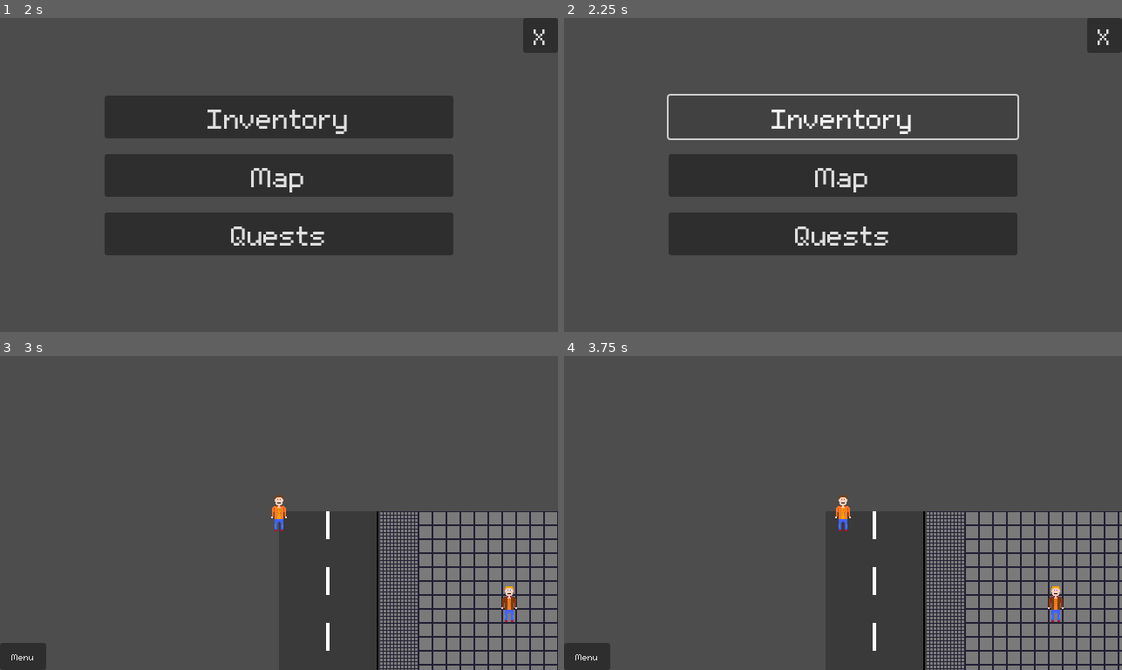
Above: before the commit, frames 1-4 (two rows, left to right).
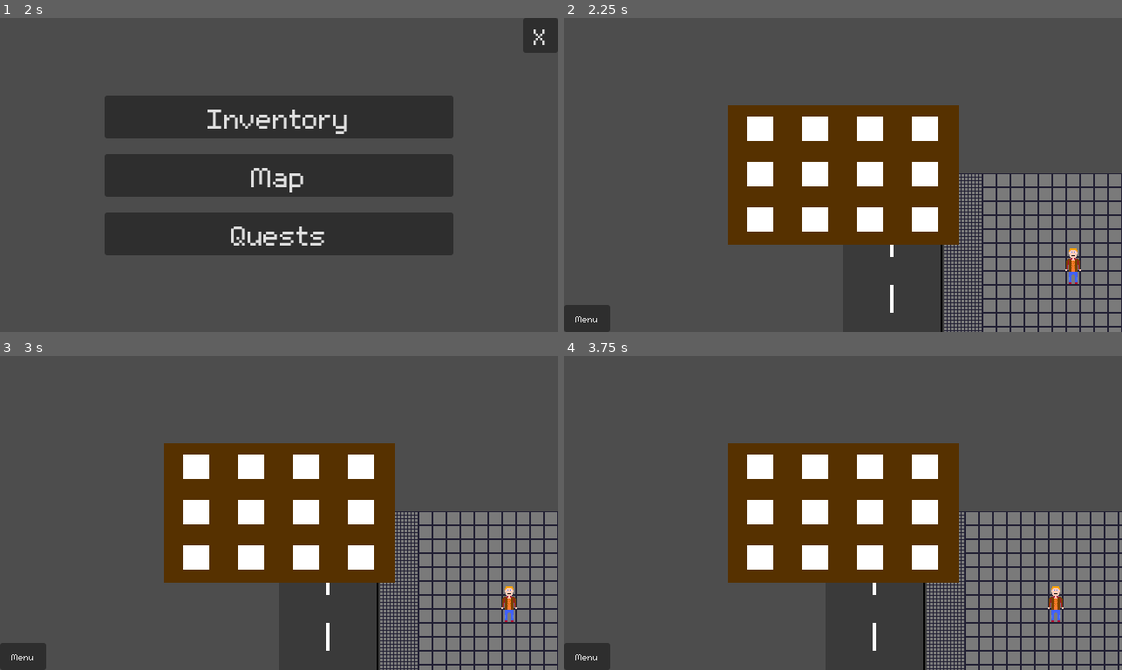
Above: after the commit, the same moments.

Repository: ynosnow/RPG
Game: Godot game, scene res://menu.tscn
Same seed, same stepped clock (60 frames per second), same inputs: the game is played once before the commit and once after it.
Inputs:
- Up to frame 1 (2 s): click "Play" at 0.5 s; click "Menu" at 1.25 s
- Up to frame 2 (2.25 s): click "Inventory" at 2 s
- Up to frame 3 (3 s): click "X" (after the commit: "Menu") at 2.75 s
- Up to frame 4 (3.75 s): tap Enter at 3.5 s; hold Right (right) from 3.53 s (still down)

Frame 1 is identical in both runs. In frame 2, 39% of the frame differs, in the area x 0-100%, y 0-100%; in frame 3, 18%; in frame 4, 18%.

Commit message:
fixed inventory menu bug

Diff:
--- /dev/null
+++ b/Inventory.tscn
@@ -0,0 +1,121 @@
+[gd_scene format=3 uid="uid://duek7n5v78tun"]
+
+[node name="Control" type="Control"]
+layout_mode = 3
+anchors_preset = 15
+anchor_right = 1.0
+anchor_bottom = 1.0
+grow_horizontal = 2
+grow_vertical = 2
+
+[node name="ColorRect" type="ColorRect" parent="."]
+custom_minimum_size = Vector2(240, 100)
+layout_mode = 1
+anchors_preset = 8
+anchor_left = 0.5
+anchor_top = 0.5
+anchor_right = 0.5
+anchor_bottom = 0.5
+offset_left = -132.5
+offset_top = -80.0
+offset_right = 132.5
+offset_bottom = 80.0
+grow_horizontal = 2
+grow_vertical = 2
+color = Color(0.339266, 0.193209, 1.68458e-07, 1)
+
+[node name="ColorRect" type="ColorRect" parent="ColorRect"]
+custom_minimum_size = Vector2(20, 20)
+layout_mode = 0
+offset_left = 22.0
+offset_top = 13.0
+offset_right = 52.0
+offset_bottom = 41.0
+
+[node name="ColorRect2" type="ColorRect" parent="ColorRect"]
+custom_minimum_size = Vector2(20, 20)
+layout_mode = 0
+offset_left = 85.0
+offset_top = 13.0
+offset_right = 115.0
+offset_bottom = 41.0
+
+[node name="ColorRect3" type="ColorRect" parent="ColorRect"]
+custom_minimum_size = Vector2(20, 20)
+layout_mode = 0
+offset_left = 148.0
+offset_top = 13.0
+offset_right = 178.0
+offset_bottom = 41.0
+
+[node name="ColorRect4" type="ColorRect" parent="ColorRect"]
+custom_minimum_size = Vector2(20, 20)
+layout_mode = 0
+offset_left = 211.0
+offset_top = 13.0
+offset_right = 241.0
+offset_bottom = 41.0
+
+[node name="ColorRect5" type="ColorRect" parent="ColorRect"]
+custom_minimum_size = Vector2(20, 20)
+layout_mode = 0
+offset_left = 22.0
+offset_top = 65.0
+offset_right = 52.0
+offset_bottom = 93.0
+
+[node name="ColorRect6" type="ColorRect" parent="ColorRect"]
+custom_minimum_size = Vector2(20, 20)
+layout_mode = 0
+offset_left = 85.0
+offset_top = 65.0
+offset_right = 115.0
+offset_bottom = 93.0
+
+[node name="ColorRect7" type="ColorRect" parent="ColorRect"]
+custom_minimum_size = Vector2(20, 20)
+layout_mode = 0
+offset_left = 148.0
+offset_top = 65.0
+offset_right = 178.0
+offset_bottom = 93.0
+
+[node name="ColorRect8" type="ColorRect" parent="ColorRect"]
+custom_minimum_size = Vector2(20, 20)
+layout_mode = 0
+offset_left = 211.0
+offset_top = 65.0
+offset_right = 241.0
+offset_bottom = 93.0
+
+[node name="ColorRect9" type="ColorRect" parent="ColorRect"]
+custom_minimum_size = Vector2(20, 20)
+layout_mode = 0
+offset_left = 22.0
+offset_top = 117.0
+offset_right = 52.0
+offset_bottom = 145.0
+
+[node name="ColorRect10" type="ColorRect" parent="ColorRect"]
+custom_minimum_size = Vector2(20, 20)
+layout_mode = 0
+offset_left = 85.0
+offset_top = 117.0
+offset_right = 115.0
+offset_bottom = 145.0
+
+[node name="ColorRect11" type="ColorRect" parent="ColorRect"]
+custom_minimum_size = Vector2(20, 20)
+layout_mode = 0
+offset_left = 148.0
+offset_top = 117.0
+offset_right = 178.0
+offset_bottom = 145.0
+
+[node name="ColorRect12" type="ColorRect" parent="ColorRect"]
+custom_minimum_size = Vector2(20, 20)
+layout_mode = 0
+offset_left = 211.0
+offset_top = 117.0
+offset_right = 241.0
+offset_bottom = 145.0
--- a/break_menu.tscn
+++ b/break_menu.tscn
@@ -1,6 +1,7 @@
-[gd_scene load_steps=3 format=3 uid="uid://bfoxts52oxjjd"]
+[gd_scene load_steps=4 format=3 uid="uid://bfoxts52oxjjd"]
 
 [ext_resource type="FontFile" uid="uid://dh4w8na081n4q" path="res://m5x7.ttf" id="1_filgf"]
+[ext_resource type="Script" uid="uid://cc2w2oqtcbo7y" path="res://inventory_btn.gd" id="2_oivyh"]
 [ext_resource type="Script" uid="uid://d1ajwrxk0gij8" path="res://exit_btn.gd" id="2_r3rpf"]
 
 [node name="Control" type="Control"]
@@ -37,6 +38,7 @@
 theme_override_fonts/font = ExtResource("1_filgf")
 theme_override_font_sizes/font_size = 50
 text = "Inventory"
+script = ExtResource("2_oivyh")
 
 [node name="MarginContainer" type="MarginContainer" parent="ColorRect/VBoxContainer"]
 custom_minimum_size = Vector2(0, 10)
@@ -72,4 +74,5 @@
 text = "X"
 script = ExtResource("2_r3rpf")
 
+[connection signal="pressed" from="ColorRect/VBoxContainer/Inventory_Btn" to="ColorRect/VBoxContainer/Inventory_Btn" method="_on_pressed"]
 [connection signal="pressed" from="Exit_Btn" to="Exit_Btn" method="_on_pressed"]
--- a/game.tscn
+++ b/game.tscn
@@ -9,6 +9,8 @@
 [ext_resource type="Script" uid="uid://cs8ra0urauy3l" path="res://menu_btn.gd" id="7_j5wjh"]
 [ext_resource type="FontFile" uid="uid://dh4w8na081n4q" path="res://m5x7.ttf" id="7_vef74"]
 [ext_resource type="PackedScene" uid="uid://bfoxts52oxjjd" path="res://break_menu.tscn" id="8_vef74"]
+[ext_resource type="PackedScene" uid="uid://duek7n5v78tun" path="res://Inventory.tscn" id="10_hve3p"]
+[ext_resource type="Script" uid="uid://dqn7p80ky4qmt" path="res://key_mapping.gd" id="11_mfdv2"]
 
 [sub_resource type="TileSetAtlasSource" id="TileSetAtlasSource_80nbo"]
 texture = ExtResource("1_80nbo")
@@ -73,6 +75,10 @@
 [node name="BreakMenu" parent="UI" instance=ExtResource("8_vef74")]
 visible = false
 
+[node name="InventoryUI" parent="UI" instance=ExtResource("10_hve3p")]
+visible = false
+script = ExtResource("11_mfdv2")
+
 [connection signal="body_entered" from="Heinrich" to="Heinrich" method="_on_body_entered"]
 [connection signal="body_exited" from="Heinrich" to="Heinrich" method="_on_body_exited"]
 [connection signal="pressed" from="UI/Menu_Btn" to="UI/Menu_Btn" method="_on_pressed"]
--- /dev/null
+++ b/inventory_btn.gd
@@ -0,0 +1,10 @@
+extends Button
+
+func _on_pressed() -> void:
+	var break_menu = get_tree().current_scene.get_node("UI/BreakMenu")
+	if break_menu:
+		break_menu.visible = false
+
+	var inventory_ui = get_tree().current_scene.get_node("UI/InventoryUI")
+	if inventory_ui:
+		inventory_ui.visible = true
--- /dev/null
+++ b/inventory_ui.gd
@@ -0,0 +1,9 @@
+extends Control
+
+@onready var inventory_ui = $"../InventoryUI"
+
+func _unhandled_input(event):
+	if event.is_action_pressed("toggle_inventory"):
+		inventory_ui.visible = not inventory_ui.visible
+
+#
--- /dev/null
+++ b/key_mapping.gd
@@ -0,0 +1,19 @@
+extends Control
+
+@onready var inventory_ui = $"../InventoryUI"
+@onready var break_menu_ui = $"../BreakMenu"
+
+func _unhandled_input(event):
+	if event.is_action_pressed("toggle_break_menu"):
+		break_menu_ui.visible = not break_menu_ui.visible
+
+func _process(_delta):
+	if Input.is_action_just_pressed("toggle_inventory"):
+		var inventory_ui = get_tree().current_scene.get_node("UI/InventoryUI")
+		var break_menu = get_tree().current_scene.get_node_or_null("UI/BreakMenu")
+
+		if inventory_ui:
+			inventory_ui.visible = not inventory_ui.visible
+
+		if break_menu and inventory_ui.visible:
+			break_menu.visible = false
--- a/project.godot
+++ b/project.godot
@@ -52,6 +52,16 @@
 , Object(InputEventKey,"resource_local_to_scene":false,"resource_name":"","device":-1,"window_id":0,"alt_pressed":false …(183 unchanged characters)…
 ]
 }
+toggle_inventory={
+"deadzone": 0.2,
+"events": [Object(InputEventKey,"resource_local_to_scene":false,"resource_name":"","device":-1,"window_id":0,"alt_pressed":false,"shift_pressed":false,"ctrl_pressed":false,"meta_pressed":false,"pressed":false,"keycode":0,"physical_keycode":73,"key_label":0,"unicode":105,"location":0,"echo":false,"script":null)
+]
+}
+toggle_break_menu={
+"deadzone": 0.2,
+"events": [Object(InputEventKey,"resource_local_to_scene":false,"resource_name":"","device":-1,"window_id":0,"alt_pressed":false,"shift_pressed":false,"ctrl_pressed":false,"meta_pressed":false,"pressed":false,"keycode":0,"physical_keycode":4194305,"key_label":0,"unicode":0,"location":0,"echo":false,"script":null)
+]
+}
 
 [rendering]
 
Not shown: 1 places in game.tscn that only renumber resources
Not shown, added: inventory_btn.gd.uid
Not shown, added: inventory_ui.gd.uid
Not shown, added: key_mapping.gd.uid
